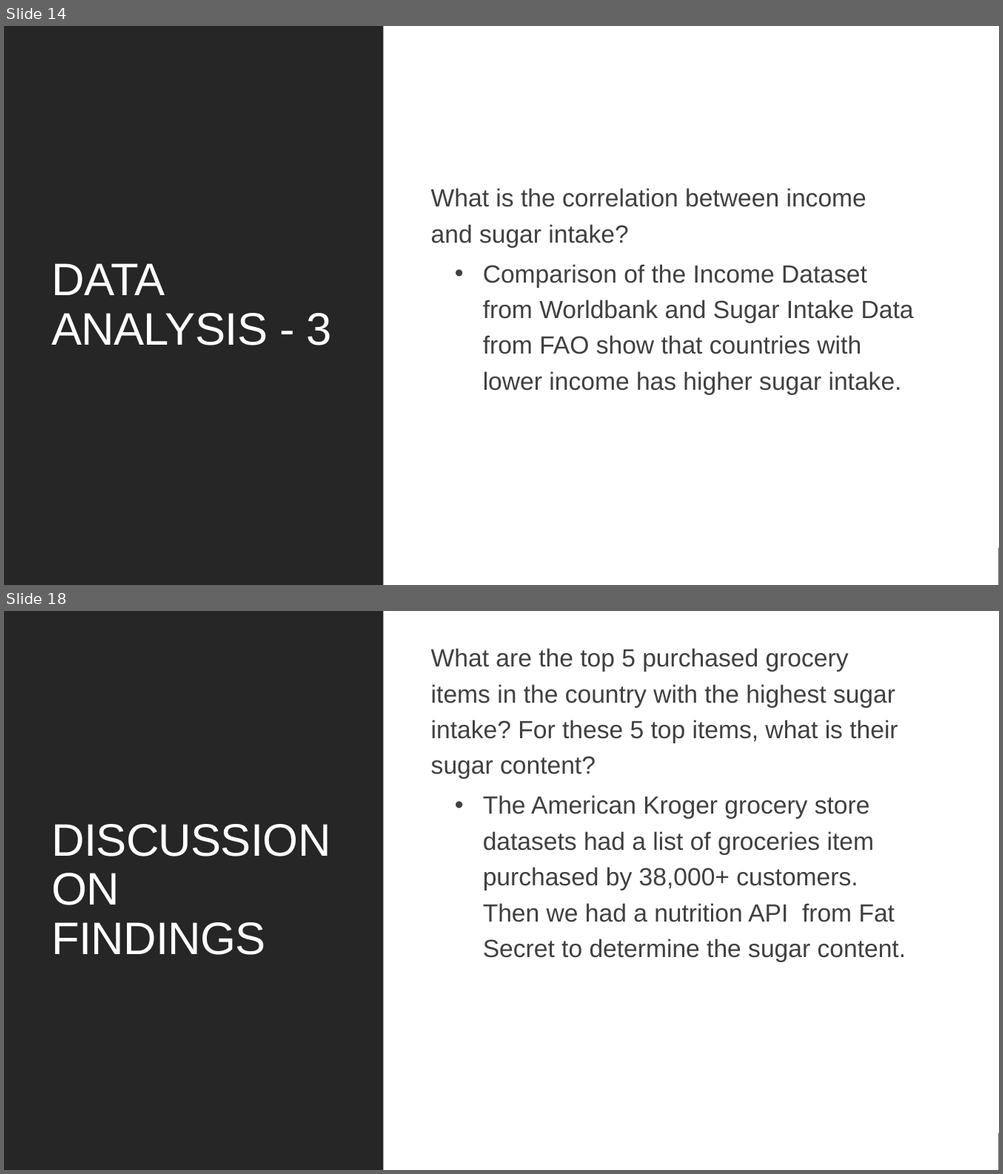
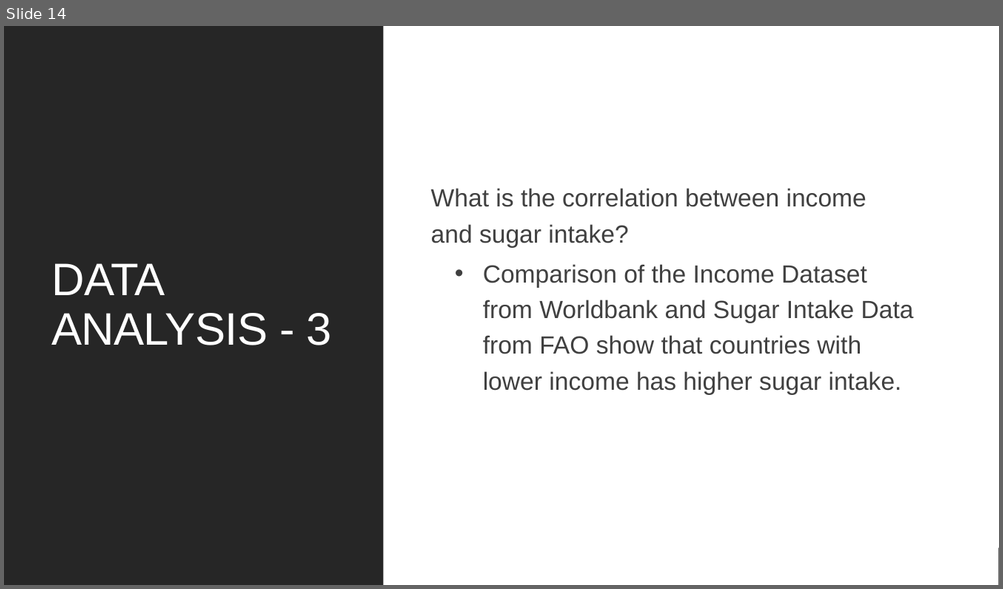
Before and after one commit to cbeachey/project1_influencers, a slide deck: Effects of Sugar Consumption.pptx. Shown one above the other, each under a label of ours: slides 14 and 18 before the commit, slide 14 after it; the slides between them are not shown. The pictures are 1003x1174 and 1003x589 pixels, drawn with LibreOffice and Linux fonts; fonts in the diff are those of the drawing. Boxes give left, top, right and bottom in pixels: in the first picture for what was removed or moved away, otherwise in the second. Text is boxed around its words. In the diff, an @@ line names an element or a change of style, - is before the commit and + after.

```diff
--- a/Effects of Sugar Consumption.pptx
+++ b/Effects of Sugar Consumption.pptx
@@ slide 18 removed at bbox=[4, 611, 999, 1170], background #FFFFFF; not listed: 1 template element that a slide beside it also shows @@
@@ rectangle removed at bbox=[4, 611, 999, 1170] @@
@@ rectangle removed at bbox=[4, 611, 383, 1170] @@
@@ text removed at bbox=[431, 648, 905, 963] @@
-What are the top 5 purchased grocery items in the country with the highest sugar intake? For these 5 top items, what is their sugar content?
-  • The American Kroger grocery store datasets had a list of groceries item purchased by 38,000+ customers. Then we had a nutrition API from Fat Secret to determine the sugar content.
@@ title removed at bbox=[51, 824, 330, 955] @@
-DISCUSSION ON FINDINGS
```
Also in this commit, not shown: 7 slides changed, 3 slides added, 2 other slides removed, 6 other files.
